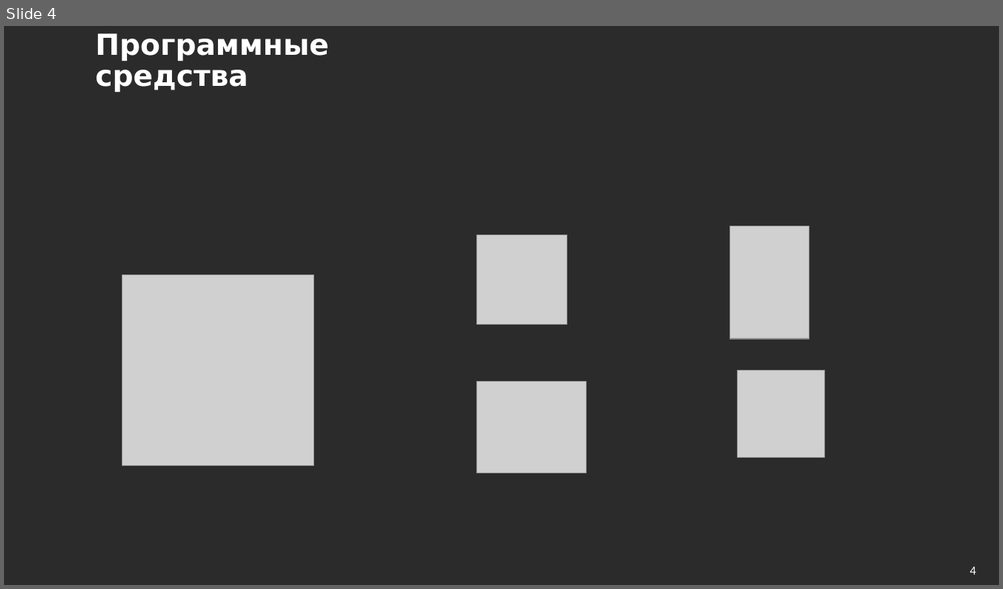
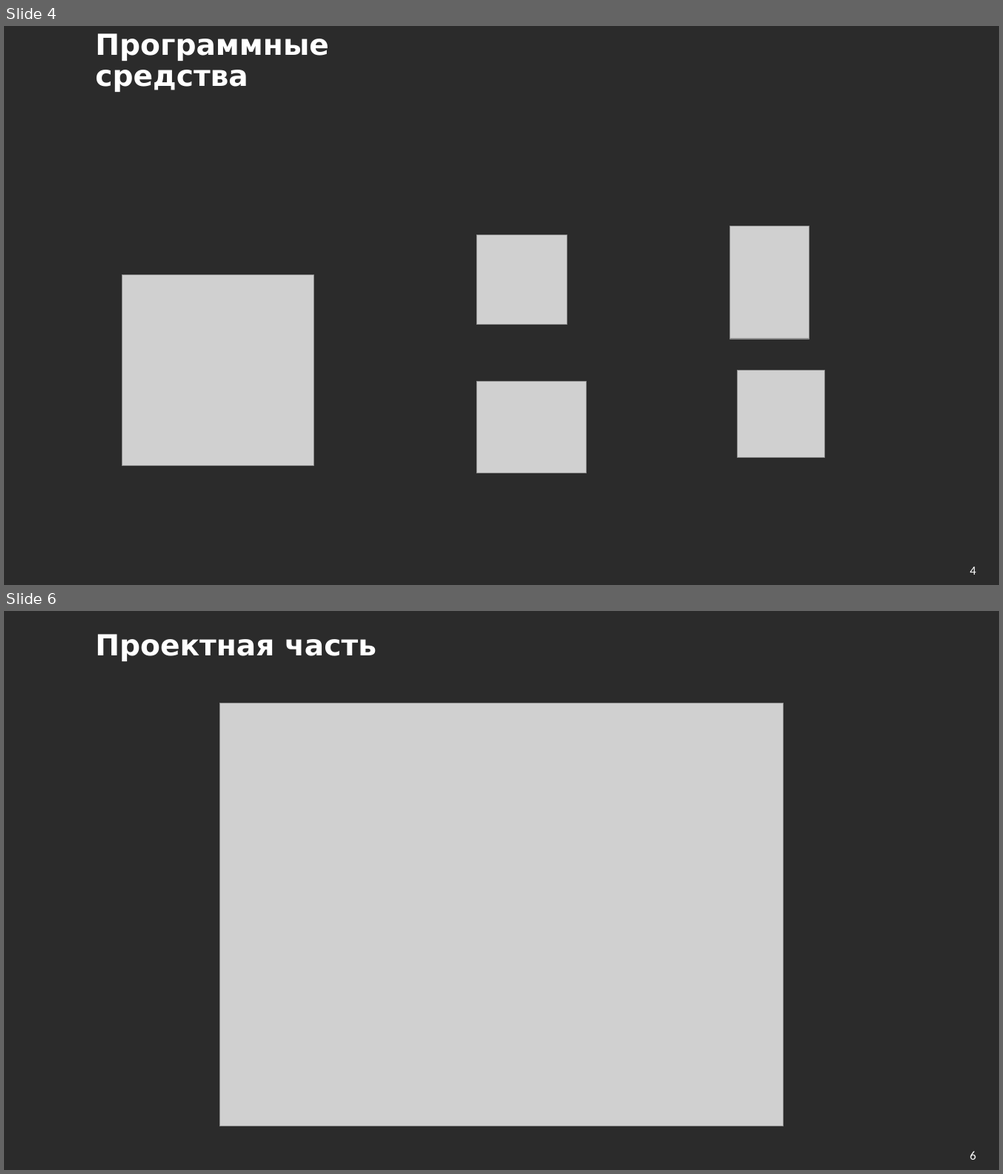
Before and after one commit to Ivanesscob/DriveCareApp, a slide deck: Shablon2.pptx. Shown one above the other, each under a label of ours: slide 4 before the commit, slides 4 and 6 after it; the slides between them are not shown. The pictures are 1003x589 and 1003x1174 pixels, drawn with LibreOffice and Linux fonts; fonts in the diff are those of the drawing; grey boxes stand for pictures; background and template pictures are left out; a plain dark background stands for a picture behind light text. Boxes give left, top, right and bottom in pixels: in the first picture for what was removed or moved away, otherwise in the second. Text is boxed around its words. In the diff, an @@ line names an element or a change of style, - is before the commit and + after.

```diff
--- a/Shablon2.pptx
+++ b/Shablon2.pptx
@@ slide 6 added at (4, 611, 999, 1170), background picture (left out) @@
@@ title added at (95, 634, 376, 661), 28 pt, text #FFFFFF, bold @@
+Проектная часть
@@ picture added at (219, 703, 783, 1127) @@
@@ page number added at (970, 1151, 976, 1160), 12 pt, text #FFFFFF @@
+6
```
Also in this commit, not shown: 3 slides changed, 1 other slide added, 5 other files.
